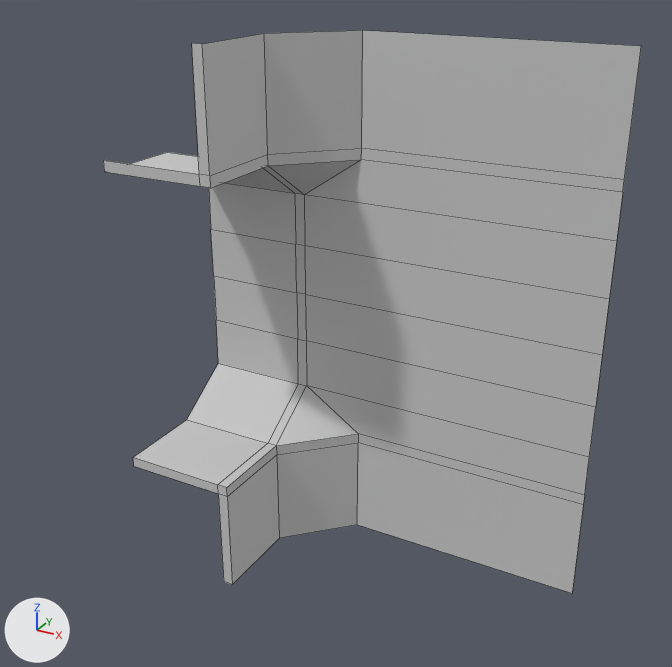
Before and after pictures for a commit that changed the FBX model Game/Assets/Art/FBX/TSection_4x5m_Open.fbx.
Both versions are drawn from a camera (50 mm lens) standing at (5.47, -7.88, 3.32) and looking at (2.01, -1.59, 0.17). Arrows for +X, +Y and +Z are at lower left; the lights stay in place. Mesh edges are drawn as thin lines. Where no turn or scale is listed for an object, it has been applied to the vertices.

The first picture shows 'TSection_4x5m_Open'.
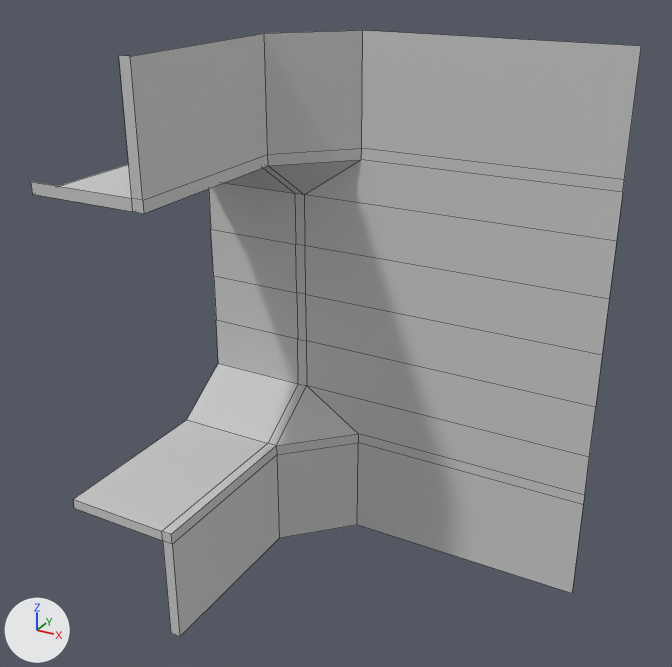
The newer file is also turned or shifted as a whole; pictures and numbers use the older file's frame.

What changed in the scene script:
```text
Change me_mesh:
    where me_mesh.from_pydata(...)  # 58 vertices, 42 faces; spans x 0.0..4.0, y -2.0..-0.55, z -2.5..2.5
    used by ob_tsection_4x5m_open; location = (0.0, 0.0, 0.0)
    before: 0 (0.0, -2.0, -1.5) at pixel (133, 466), 5 (0.0, -2.0, -1.4) at pixel (133, 457), 9 (1.1, -2.0, -1.5) at pixel (227, 496), 12 (1.1, -2.0, -1.4) at pixel (226, 487), 24 (1.0, -2.0, -1.5) at pixel (218, 493)
    before: 29 (1.0, -2.0, -1.4) at pixel (217, 484), 41 (1.1, -2.0, -2.5) at pixel (232, 584), 42 (1.0, -2.0, -2.5) at pixel (223, 581)
    before: 1 (0.0, -2.0, 1.5) at pixel (103, 160), 2 (0.0, -2.0, 1.4) at pixel (104, 171), 10 (1.1, -2.0, 1.5) at pixel (209, 175), 11 (1.1, -2.0, 1.4) at pixel (210, 188), 25 (1.0, -2.0, 1.4) at pixel (200, 186)
    before: 28 (1.0, -2.0, 1.5) at pixel (199, 174), 37 (1.1, -2.0, 2.5) at pixel (202, 43), 38 (1.0, -2.0, 2.5) at pixel (191, 43)
    me_mesh part 1
    add for i in [0, 5, 9, 12, 24, 29, 41, 42]: me_mesh.vertices[i].co += Vector((0.0, -0.82, 0.0))
    me_mesh part 2
    add for i in [1, 2, 10, 11, 25, 28, 37, 38]: me_mesh.vertices[i].co += Vector((0.0, -0.82, 0.0))
```

Where the change shows, as pixel boxes [x1, y1, x2, y2] in the pictures (672 x 667 px; the box of a moved part takes in the faces that stretch with it):
'TSection_4x5m_Open', reshaped (13% wider, 8% taller): before [103, 30, 641, 593]; after [31, 30, 641, 637]
part 1 of me_mesh, moved or reshaped: before [133, 420, 279, 585]; after [73, 420, 279, 637]
part 2 of me_mesh, moved or reshaped: before [103, 33, 268, 188]; after [31, 33, 268, 214]
